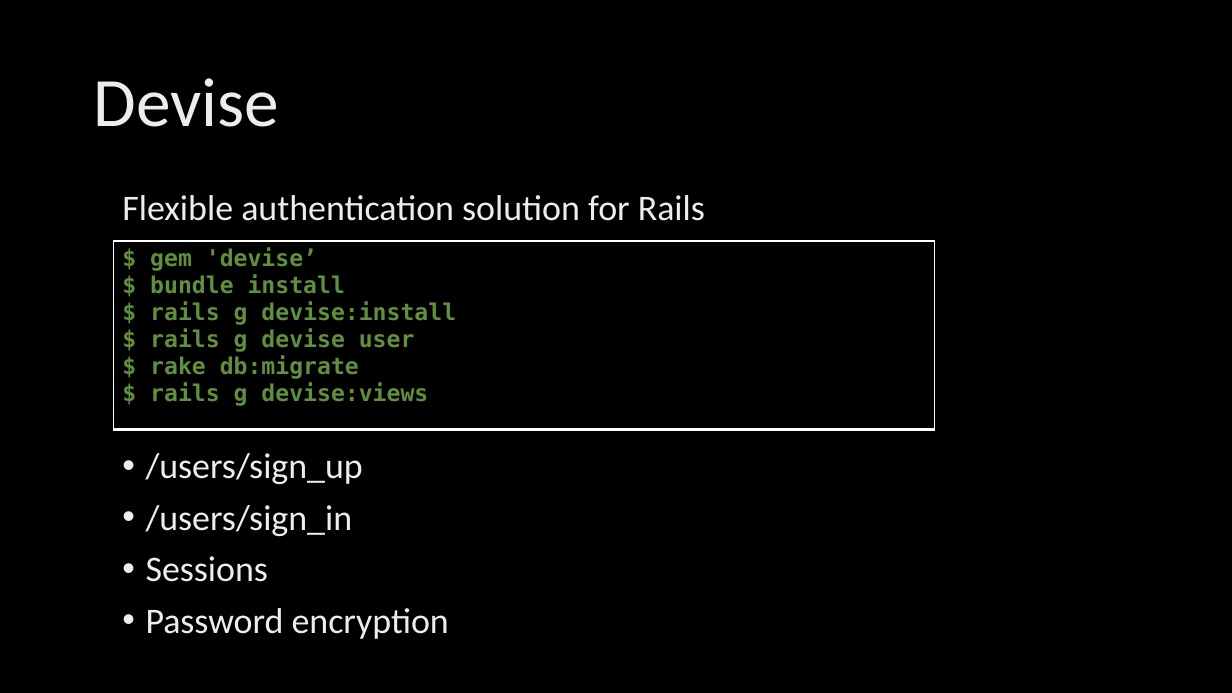
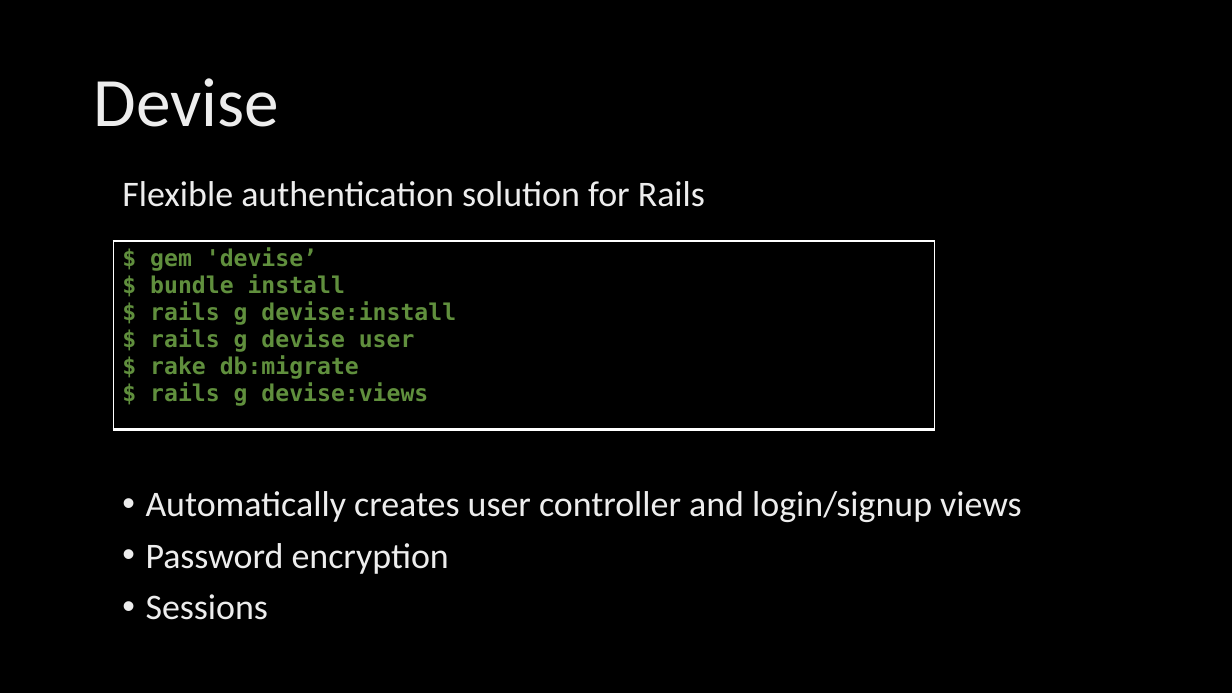
Before and after one commit to kylambouldin/CSE3901-FinalProject, a slide deck: slide 6 of Presentation.pptx. Drawn at 1232x693 pixels with LibreOffice and Linux fonts; fonts in the diff are those of the drawing; background and template pictures are left out. Boxes give left, top, right and bottom in pixels: in the first picture for what was removed or moved away, otherwise in the second. Text is boxed around its words. In the diff, an @@ line names an element or a change of style, - is before the commit and + after.

```diff
--- a/Presentation.pptx
+++ b/Presentation.pptx
@@ text "Flexible authentication solution for Rails": place and size @@
-text "Flexible authentication solution for Rails" at (122,195,705,639)
+text "Flexible authentication solution for Rails" at (122,181,1022,620)
@@ text at (146,491,1022,574): text changed @@
-• /users/sign_up
-• /users/sign_in
+• Automatically creates user controller and login/signup views
+• Password encryption
@@ text at (146,608,449,639): paragraph removed @@
-• Password encryption
```
Also in this commit, not shown: 4 other slides changed.
